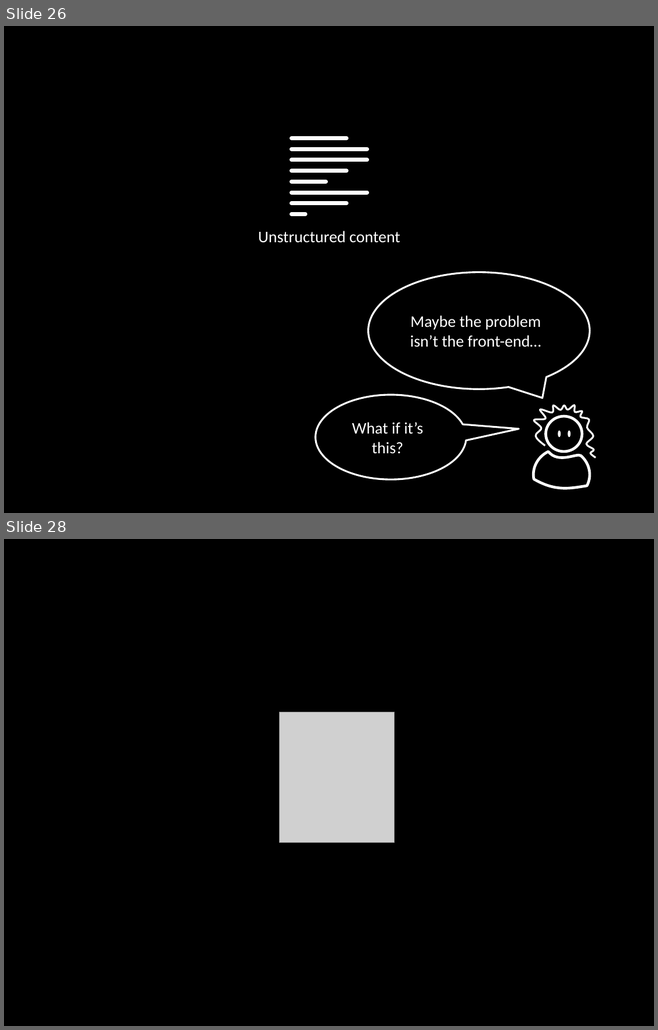
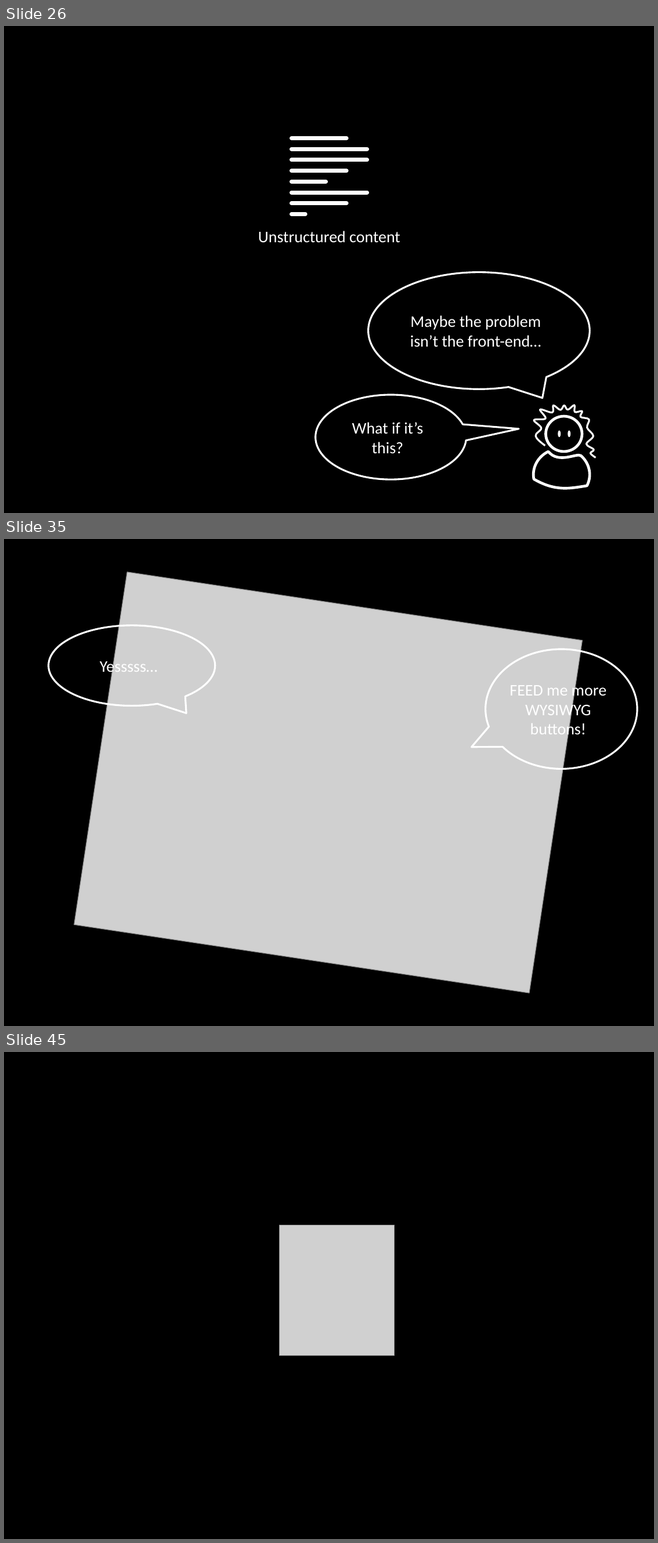
Before and after one commit to socketwench/introToContentTypes, a slide deck: src/introToContentTypes.pptx. Shown one above the other, each under a label of ours: slides 26 and 28 before the commit, slides 26, 35 and 45 after it; the slides between them are not shown. The pictures are 658x1030 and 658x1543 pixels, drawn with LibreOffice and Linux fonts; fonts in the diff are those of the drawing; grey boxes stand for pictures. Boxes give left, top, right and bottom in pixels: in the first picture for what was removed or moved away, otherwise in the second. Text is boxed around its words. In the diff, an @@ line names an element or a change of style, - is before the commit and + after.

```diff
--- a/src/introToContentTypes.pptx
+++ b/src/introToContentTypes.pptx
@@ slide 35 added at <box>4,539,654,1026</box>, background #000000 @@
@@ picture added at <box>74,572,582,993</box> @@
@@ speech bubble added at <box>48,625,215,706</box>, outline #FFFFFF 2 pt, 18 pt, text #FFFFFF @@
+Yesssss…
@@ speech bubble added at <box>485,649,637,769</box>, outline #FFFFFF 2 pt, 18 pt, text #FFFFFF @@
+FEED me more WYSIWYG buttons!
@@ what was slide 28 is now slide 45 @@
```
Also in this commit, not shown: 4 slides changed, 16 other slides added, 1 slide removed, 17 other files.
